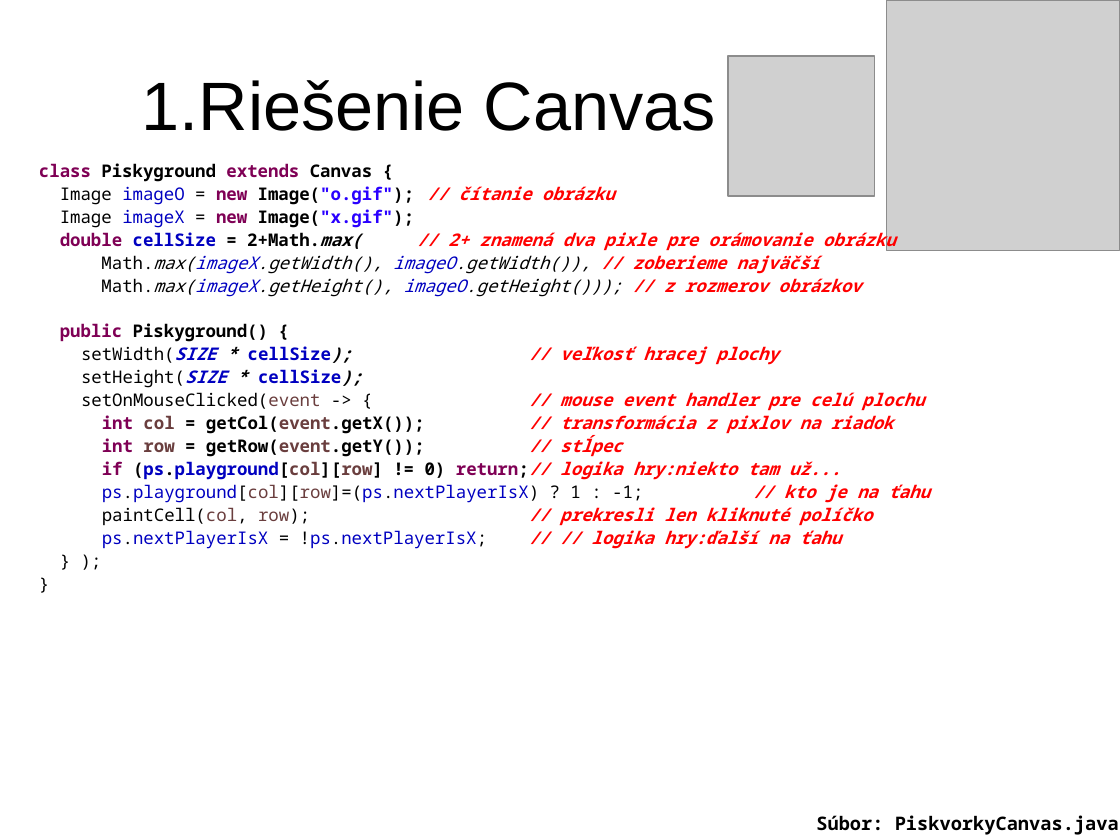
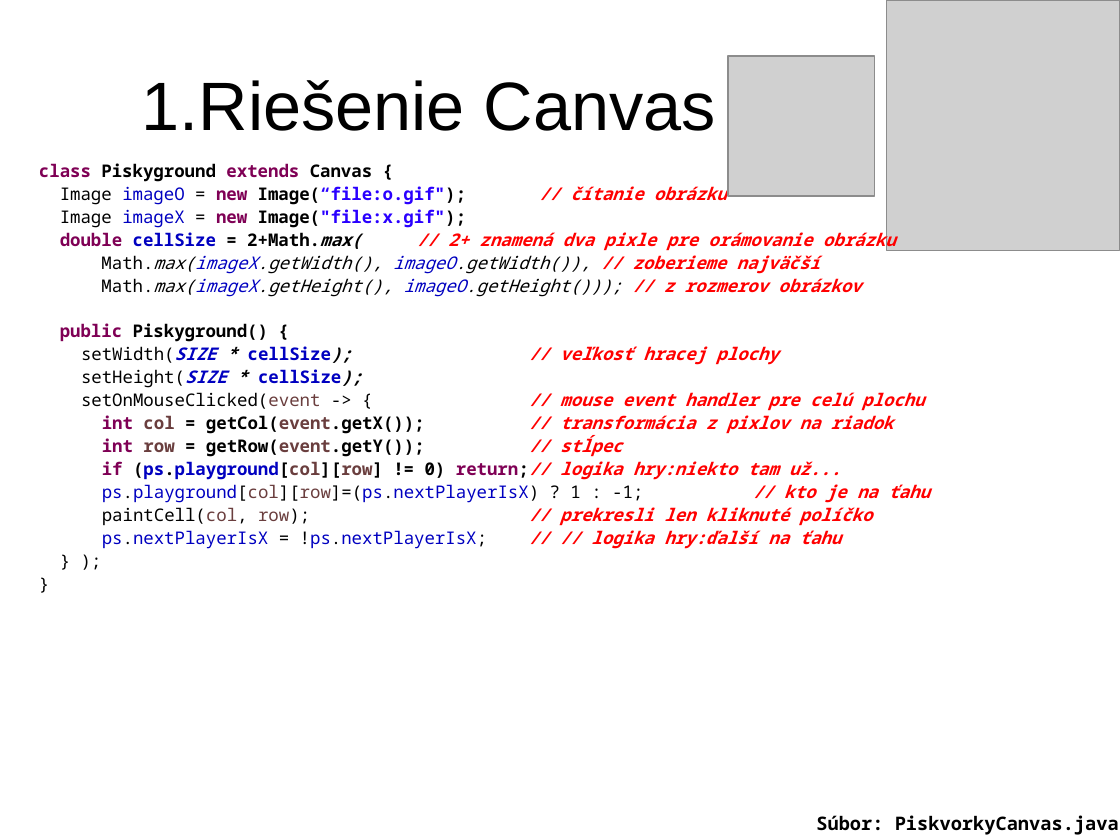
Before and after one commit to Programovanie4/Prednasky, a slide deck: slide 30 of 11/11_java.ppt. Drawn at 1120x840 pixels with LibreOffice and Linux fonts; fonts in the diff are those of the drawing; grey boxes stand for pictures. Boxes give left, top, right and bottom in pixels: in the first picture for what was removed or moved away, otherwise in the second. Text is boxed around its words. In the diff, an @@ line names an element or a change of style, - is before the commit and + after.

```diff
--- a/11/11_java.ppt
+++ b/11/11_java.ppt
@@ text at <box>60,186,727,228</box>: text changed @@
-Image imageO = new Image("o.gif"); // čítanie obrázku
-Image imageX = new Image("x.gif");
+Image imageO = new Image(“file:o.gif"); // čítanie obrázku
+Image imageX = new Image("file:x.gif");
```
Also in this commit, not shown: 3 other slides changed, 1 other file.
